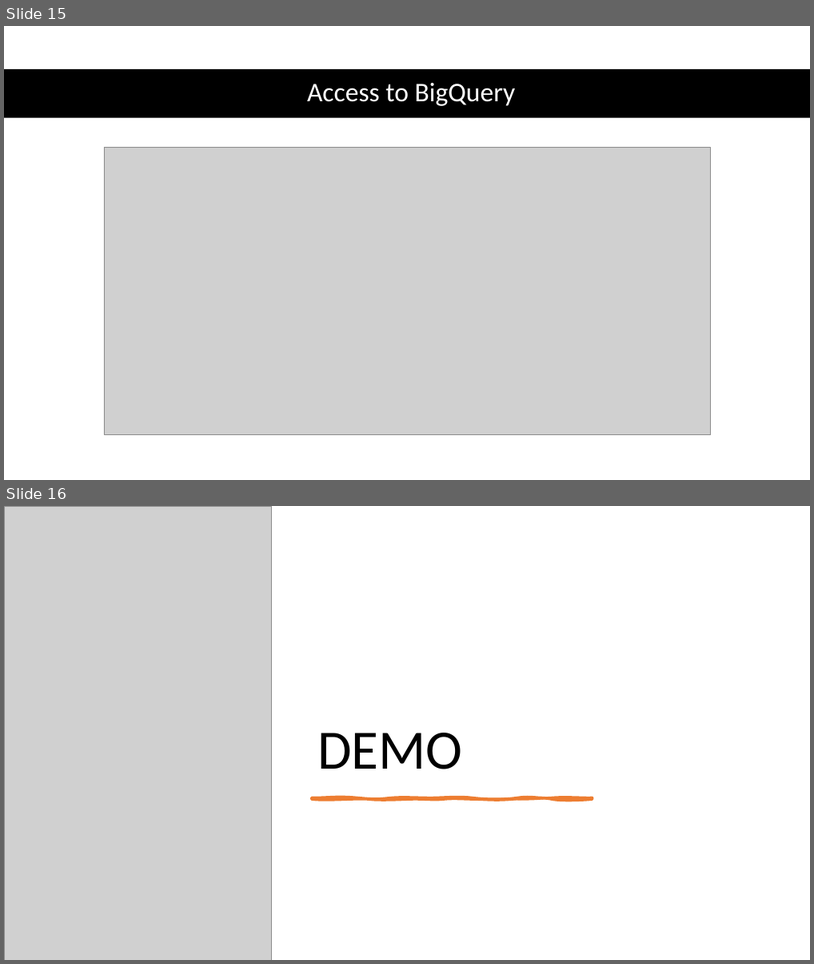
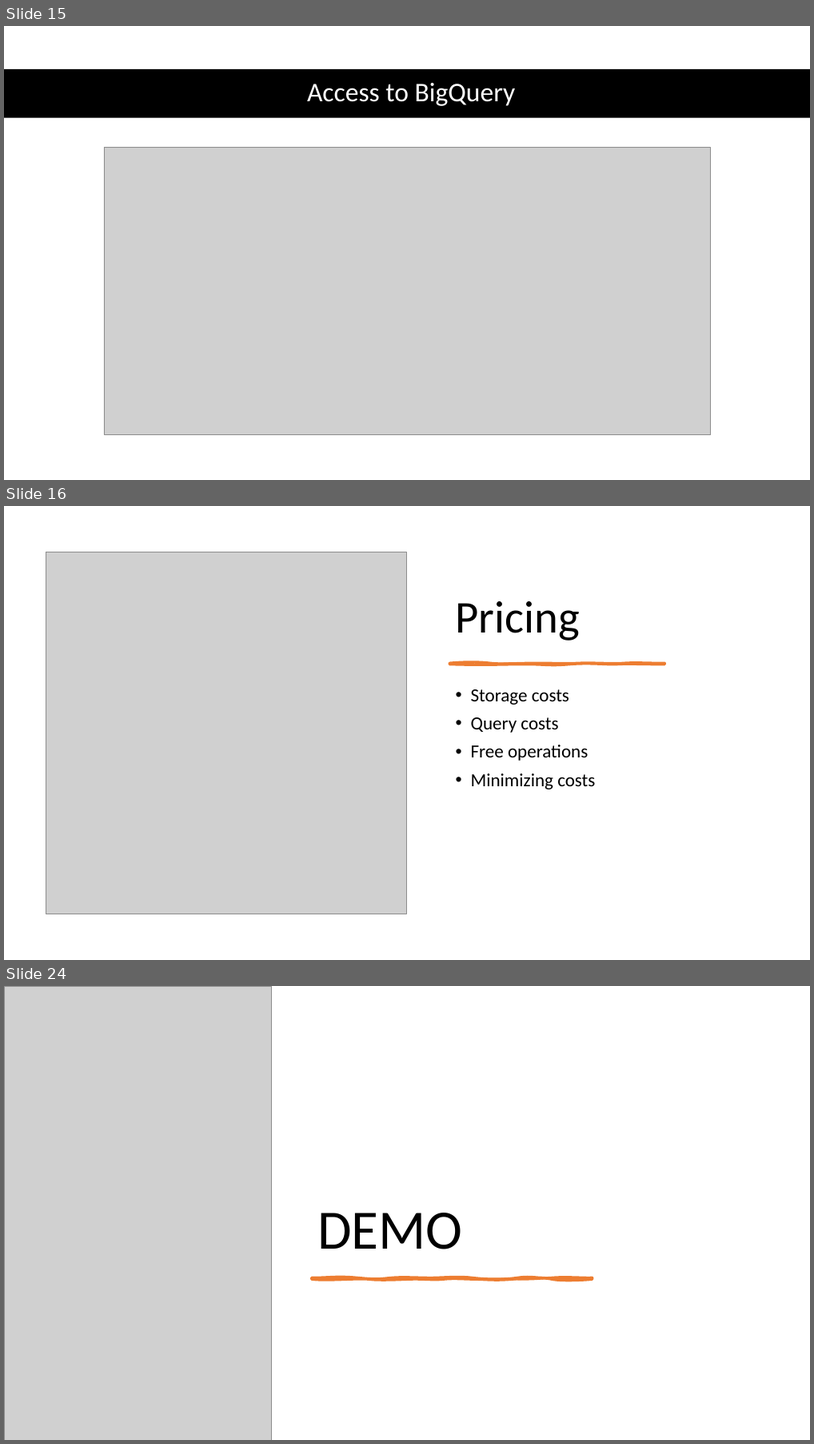
Before and after one commit to brucent2610/DataEngineerCoaching, a slide deck: Presentation/BigQuery.pptx. Shown one above the other, each under a label of ours: slides 15 and 16 before the commit, slides 15, 16 and 24 after it; the slides between them are not shown. The pictures are 814x964 and 814x1444 pixels, drawn with LibreOffice and Linux fonts; fonts in the diff are those of the drawing; grey boxes stand for pictures. Boxes give left, top, right and bottom in pixels: in the first picture for what was removed or moved away, otherwise in the second. Text is boxed around its words. In the diff, an @@ line names an element or a change of style, - is before the commit and + after.

```diff
--- a/Presentation/BigQuery.pptx
+++ b/Presentation/BigQuery.pptx
@@ slide 16 added at bbox=[4, 506, 810, 960], background #FFFFFF @@
@@ picture added at bbox=[46, 552, 407, 914] @@
@@ title added at bbox=[456, 601, 580, 640], 54 pt, text #000000 @@
+Pricing
@@ freeform shape added at bbox=[450, 664, 666, 664], fill #ED7D31, outline #ED7D31 3 pt @@
@@ text added at bbox=[471, 689, 595, 789], 22 pt, text #000000 @@
+• Storage costs
+• Query costs
+• Free operations
+• Minimizing costs
@@ what was slide 16 is now slide 24 @@
```
Also in this commit, not shown: 1 slide changed, 7 other slides added, 4 other files.
